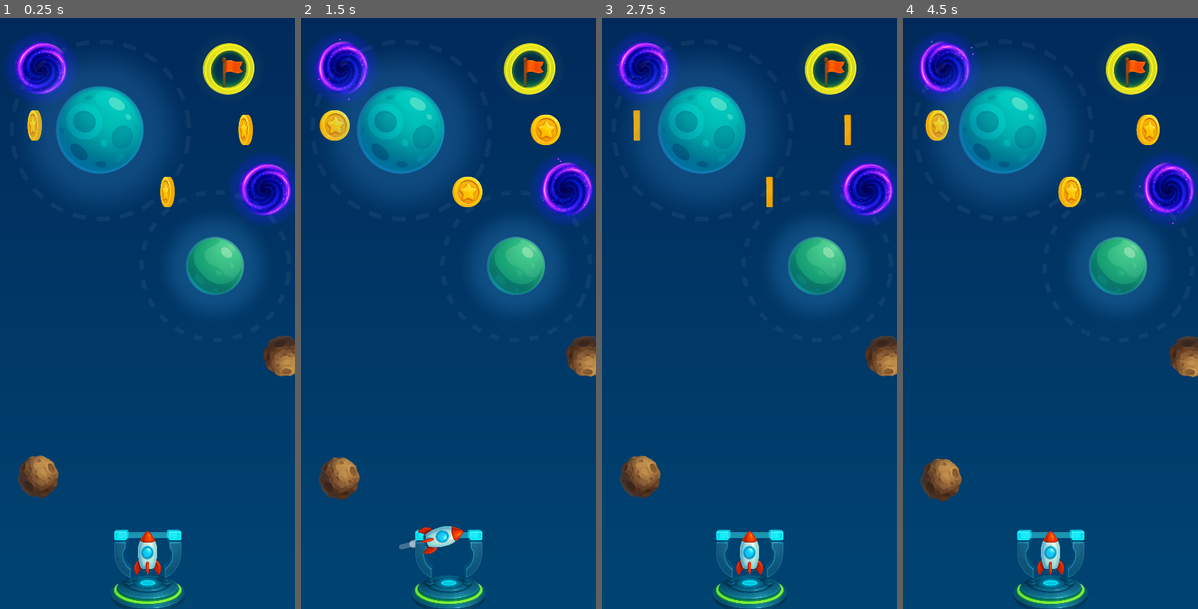
Above: before the commit, frames 1-4 (left to right).
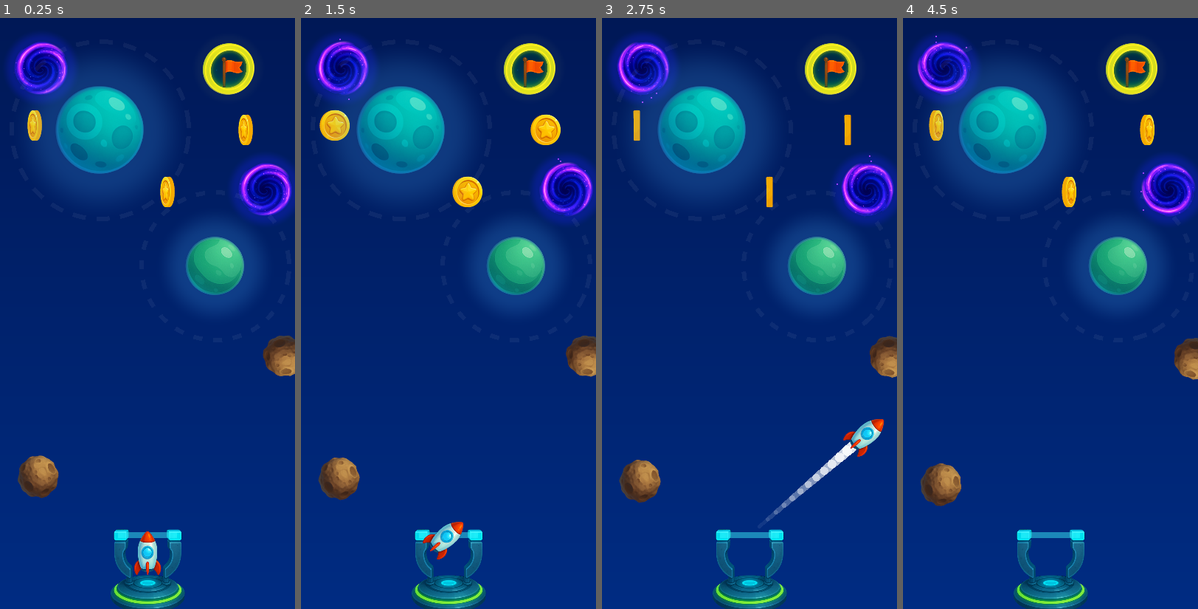
Above: after the commit, the same moments.

Repository: nbarkoch/spacecraft-launcher
Game: Godot game, scene res://scenes/game.tscn
Two runs of this game, one before a commit and one after it. Both use one fixed random seed, a clock stepped at 60 frames per second and the inputs below.
Inputs (mouse positions are in pixels of both pictures, inside the frame that each line leads up to):
- Up to frame 1 (0.25 s): no input
- Up to frame 2 (1.5 s): move the mouse to (448, 579) at 0.52 s; press the mouse at (448, 579) at 0.53 s; move the mouse to (389, 343) at 1.27 s; release the mouse at (389, 343) at 1.28 s; click (389, 343) at 1.35 s
- Up to frame 3 (2.75 s): move the mouse to (779, 183) at 2.02 s; press the mouse at (779, 183) at 2.03 s
- Up to frame 4 (4.5 s): move the mouse to (1035, 431) at 2.77 s; release the mouse at (1035, 431) at 2.78 s; click (1035, 431) at 2.85 s; move the mouse to (1139, 402) at 3.52 s; press the mouse at (1139, 402) at 3.53 s; move the mouse to (962, 224) at 4.27 s; release the mouse at (962, 224) at 4.28 s; click (962, 224) at 4.35 s

The runs differ from the first frame. In frame 1, 0.8% of the frame differs, in the area x 0-100%, y 97-99%; in frame 2, 1.3%; in frame 3, 5.2%, in the area x 0-100%, y 3-99%; in frame 4, 5.1%.

Commit message:
improve tauch and mosion

Diff:
--- a/scenes/border_game.tscn
+++ b/scenes/border_game.tscn
@@ -8,8 +8,8 @@
 
 [sub_resource type="ShaderMaterial" id="ShaderMaterial_4x834"]
 shader = ExtResource("1_y4uhd")
-shader_parameter/top_color = Color(0, 0.114, 0.31, 1)
-shader_parameter/bottom_color = Color(0, 0.318, 0.494, 1)
+shader_parameter/top_color = Color(0, 0.0705882, 0.286275, 1)
+shader_parameter/bottom_color = Color(0, 0.192157, 0.556863, 1)
 
 [node name="BorderGame" type="Area2D"]
 z_index = -2
@@ -23,9 +23,9 @@
 [node name="GradientBackground" type="ColorRect" parent="."]
 material = SubResource("ShaderMaterial_4x834")
 offset_left = -200.0
-offset_top = -400.0
+offset_top = -318.0
 offset_right = 200.0
-offset_bottom = 400.0
+offset_bottom = 304.0
 mouse_filter = 2
 
 [connection signal="body_exited" from="." to="." method="_on_body_exited"]
--- a/scenes/spacecraft.tscn
+++ b/scenes/spacecraft.tscn
@@ -4,7 +4,8 @@
 [ext_resource type="Texture2D" uid="uid://fc4r0ui4j3nx" path="res://sprites/spacecraft3.png" id="2_x4pyo"]
 
 [sub_resource type="CapsuleShape2D" id="CapsuleShape2D_20kmt"]
-radius = 6.0
+radius = 5.0
+height = 26.0
 
 [node name="Spacecraft" type="RigidBody2D" groups=["Spacecrafts"]]
 gravity_scale = 0.0
--- a/scripts/slingshot.gd
+++ b/scripts/slingshot.gd
@@ -13,6 +13,20 @@
 var spacecraft
 var trajectory_predictor
 const MULTIPLIER = 6
+
+# Snap system - עדין ולא פולשני
+const ANGLE_SNAP_INTERVAL = 22.5  # כל 22.5 מעלות (16 כיוונים)
+const DISTANCE_SNAP_INTERVAL = 15.0  # כל 15 פיקסלים
+const SNAP_RADIUS = 8.0  # בתוך כמה פיקסלים יש משיכה
+const SNAP_STRENGTH = 0.4  # עוצמת המשיכה (0-1)
+
+var raw_mouse_pos = Vector2.ZERO
+const MOUSE_SMOOTHING = 0.3
+
+# Smooth transition for snap
+var current_mouse_pos = Vector2.ZERO
+var target_mouse_pos = Vector2.ZERO
+const TRANSITION_SPEED = 12.0  # מהירות המעבר החלק
 
 func _ready():
 	slingshotState = SlingshotState.idle
@@ -34,42 +48,52 @@
 				var mouse_pos = get_global_mouse_position()
 				var center_pos = $SlingshotCenter.global_position
 
-				# Constrain mouse position
-				mouse_pos.x = min(center_pos.x+60, max(center_pos.x-60, mouse_pos.x))
-				mouse_pos.y = min(center_pos.y+60, max(center_pos.y+10, mouse_pos.y))
-
-				if mouse_pos.distance_to(center_pos) > 100:
-					mouse_pos = (mouse_pos - center_pos).normalized() * 100 + center_pos
-
-				# Update line positions
-				leftLine.points[0] = leftLine.to_local(mouse_pos)
-				rightLine.points[0] = rightLine.to_local(mouse_pos)
-
-				# Center spacecraft on mouse position
-				spacecraft.global_position = mouse_pos
+				# החלקה בסיסית של תנועת עכבר
+				var raw_mouse_pos = raw_mouse_pos.lerp(mouse_pos, MOUSE_SMOOTHING)
+
+				# Constrain mouse position - כמו במקורי
+				raw_mouse_pos.x = min(center_pos.x+60, max(center_pos.x-60, raw_mouse_pos.x))
+				raw_mouse_pos.y = min(center_pos.y+60, max(center_pos.y+10, raw_mouse_pos.y))
+
+				if raw_mouse_pos.distance_to(center_pos) > 100:
+					raw_mouse_pos = (raw_mouse_pos - center_pos).normalized() * 100 + center_pos
+
+				# עדכן target position עם snap
+				target_mouse_pos = apply_subtle_snap(raw_mouse_pos, center_pos)
+
+				# transition חלק למיקום החדש
+				current_mouse_pos = current_mouse_pos.move_toward(target_mouse_pos, TRANSITION_SPEED * delta * 60.0)
+
+				# Update line positions with smooth position
+				leftLine.points[0] = leftLine.to_local(current_mouse_pos)
+				rightLine.points[0] = rightLine.to_local(current_mouse_pos)
+
+				# Center spacecraft on smooth position
+				spacecraft.global_position = current_mouse_pos
 
 				# Update rotation for visual feedback while aiming
-				var launch_direction = center_pos - mouse_pos
+				var launch_direction = center_pos - current_mouse_pos
 				if launch_direction.length() > 0:
 					spacecraft.rotation = launch_direction.angle() + PI/2
 
 				# Calculate and show trajectory prediction
-				var velocity = (center_pos - mouse_pos) * MULTIPLIER
+				var velocity = (center_pos - current_mouse_pos) * MULTIPLIER
 				trajectory_predictor.show_trajectory()
-				trajectory_predictor.update_prediction(mouse_pos, velocity * 0.9)
+				trajectory_predictor.update_prediction(current_mouse_pos, velocity * 0.9)
 
 			if Input.is_action_just_released("FINGER_TAP"):
-				var mouse_pos = get_global_mouse_position()
 				var center_pos = $SlingshotCenter.global_position
-				mouse_pos.x = min(center_pos.x+60, max(center_pos.x-60, mouse_pos.x))
-				mouse_pos.y = min(center_pos.y+60, max(center_pos.y+10, mouse_pos.y))
+
+				# השתמש במיקום הנוכחי החלק
+				var final_mouse_pos = current_mouse_pos
+
 				slingshotState = SlingshotState.released
 
 				# Hide trajectory predictor
 				trajectory_predictor.hide_trajectory()
 
-				# Calculate velocity
-				var velocity = (center_pos - mouse_pos) * MULTIPLIER
+				# Calculate velocity with smooth position
+				var velocity = (center_pos - final_mouse_pos) * MULTIPLIER
 
 				# Rotation is already set from pulling phase
 				# Release spacecraft
@@ -97,6 +121,71 @@
 		SlingshotState.reset:
 			pass
 
+func apply_subtle_snap(mouse_pos: Vector2, center_pos: Vector2) -> Vector2:
+	"""הפעל snap עדין על המיקום"""
+	var pull_vector = mouse_pos - center_pos
+
+	if pull_vector.length() < 5.0:
+		return mouse_pos
+
+	# Snap זווית
+	var current_angle = pull_vector.angle()
+	var snapped_angle = apply_angle_snap(current_angle)
+
+	# Snap מרחק
+	var current_distance = pull_vector.length()
+	var snapped_distance = apply_distance_snap(current_distance)
+
+	# בנה וקטור חדש
+	var snapped_vector = Vector2(cos(snapped_angle), sin(snapped_angle)) * snapped_distance
+	var snapped_pos = center_pos + snapped_vector
+
+	return snapped_pos
+
+func apply_angle_snap(angle: float) -> float:
+	"""הפעל snap עדין על זווית"""
+	var angle_degrees = rad_to_deg(angle)
+
+	# מצא את נקודת הsnap הקרובה ביותר
+	var nearest_snap = round(angle_degrees / ANGLE_SNAP_INTERVAL) * ANGLE_SNAP_INTERVAL
+	var distance_to_snap = abs(angle_degrees - nearest_snap)
+
+	# טפל במקרה של חצייה של 180/-180
+	if distance_to_snap > 180:
+		distance_to_snap = 360 - distance_to_snap
+
+	# אם קרוב מספיק, הפעל snap
+	var snap_threshold = ANGLE_SNAP_INTERVAL * 0.4  # 40% מהמרווח
+	if distance_to_snap <= snap_threshold:
+		var snap_factor = 1.0 - (distance_to_snap / snap_threshold)
+		snap_factor = snap_factor * SNAP_STRENGTH
+
+		# טפל בחצייה של זוויות
+		if abs(angle_degrees - nearest_snap) > 180:
+			if angle_degrees > nearest_snap:
+				nearest_snap += 360
+			else:
+				nearest_snap -= 360
+
+		angle_degrees = lerp(angle_degrees, nearest_snap, snap_factor)
+
+	return deg_to_rad(angle_degrees)
+
+func apply_distance_snap(distance: float) -> float:
+	"""הפעל snap עדין על מרחק"""
+	# מצא את נקודת הsnap הקרובה ביותר
+	var nearest_snap = round(distance / DISTANCE_SNAP_INTERVAL) * DISTANCE_SNAP_INTERVAL
+	var distance_to_snap = abs(distance - nearest_snap)
+
+	# אם קרוב מספיק, הפעל snap
+	if distance_to_snap <= SNAP_RADIUS:
+		var snap_factor = 1.0 - (distance_to_snap / SNAP_RADIUS)
+		snap_factor = snap_factor * SNAP_STRENGTH
+
+		distance = lerp(distance, nearest_snap, snap_factor)
+
+	return distance
+
 func _on_touch_area_input_event(viewport, event, shape_idx):
 	if slingshotState == SlingshotState.idle and Input.is_action_pressed("FINGER_TAP"):
 		# Find spacecraft when starting to pull
@@ -107,3 +196,8 @@
 
 		if spacecraft:
 			slingshotState = SlingshotState.pulling
+			# אתחל מיקומים
+			var initial_pos = get_global_mouse_position()
+			current_mouse_pos = initial_pos
+			target_mouse_pos = initial_pos
+			raw_mouse_pos = initial_pos
--- a/scripts/trajectory_predictor.gd
+++ b/scripts/trajectory_predictor.gd
@@ -8,6 +8,10 @@
 @export var gravity_color: Color = Color(0.3, 0.7, 1.0, 0.6)
 @export var collision_color: Color = Color(1.0, 0.2, 0.2, 0.9)
 
+# Smooth transition properties
+@export var transition_speed: float = 8.0  # כמה מהר הקו "זוחל" למקום החדש
+@export var point_interpolation_rate: float = 15.0  # כמה מהר כל נקודה עוקבת אחרי המטרה
+
 # Spacecraft properties
 @export var spacecraft_collision_radius: float = 6.0
 
@@ -15,8 +19,17 @@
 var trajectory_line: Line2D
 var is_predicting: bool = false
 
+# Trajectory interpolation
+var current_trajectory_points: Array = []  # הנקודות הנוכחיות המוצגות
+var target_trajectory_points: Array = []   # הנקודות החדשות שאליהן אנחנו רוצים להגיע
+var trajectory_colors: Array = []          # צבעים לכל נקודה
+
 func _ready():
 	create_trajectory_line()
+
+func _process(delta):
+	if is_predicting:
+		interpolate_trajectory_points(delta)
 
 func create_trajectory_line():
 	"""Create Line2D for trajectory visualization"""
@@ -26,6 +39,72 @@
 	trajectory_line.default_color = normal_color
 	trajectory_line.antialiased = true
 
+func interpolate_trajectory_points(delta):
+	"""Smooth interpolation between current and target trajectory points"""
+	if target_trajectory_points.size() == 0:
+		return
+
+	# אם אין נקודות נוכחיות, התחל עם הראשונה
+	if current_trajectory_points.size() == 0:
+		current_trajectory_points.append(target_trajectory_points[0])
+		trajectory_colors.append(normal_color)
+
+	var interpolation_speed = point_interpolation_rate * delta
+
+	# הוסף או הסר נקודות לפי הצורך
+	adjust_points_count()
+
+	# עדכן כל נקודה בצורה חלקה
+	for i in range(min(current_trajectory_points.size(), target_trajectory_points.size())):
+		# החלק את המיקום
+		current_trajectory_points[i] = current_trajectory_points[i].lerp(target_trajectory_points[i], interpolation_speed)
+
+		# החלק את הצבע אם יש
+		if i < trajectory_colors.size():
+			trajectory_colors[i] = trajectory_colors[i].lerp(get_target_color_for_point(i), interpolation_speed * 2.0)
+
+	# עדכן את הקו
+	update_line_display()
+
+func adjust_points_count():
+	"""Adjust the number of current points to match target points"""
+	var current_count = current_trajectory_points.size()
+	var target_count = target_trajectory_points.size()
+
+	if target_count > current_count:
+		# הוסף נקודות חדשות - התחל מהנקודה האחרונה הקיימת
+		var last_point = current_trajectory_points[-1] if current_count > 0 else Vector2.ZERO
+
+		for i in range(current_count, target_count):
+			current_trajectory_points.append(last_point)
+			trajectory_colors.append(normal_color)
+
+	elif target_count < current_count:
+		# הסר נקודות עודפות בהדרגה מהסוף
+		var points_to_remove = current_count - target_count
+		for i in range(points_to_remove):
+			if current_trajectory_points.size() > target_count:
+				current_trajectory_points.pop_back()
+				trajectory_colors.pop_back()
+
+func get_target_color_for_point(point_index: int) -> Color:
+	"""Get the target color for a specific point based on game state"""
+	# כאן תוכל להוסיף לוגיקה מורכבת יותר לצבעים
+	# לעת עתה פשוט נחזיר צבע בסיסי
+	return normal_color
+
+func update_line_display():
+	"""Update the Line2D with current interpolated points"""
+	trajectory_line.clear_points()
+
+	# הוסף את כל הנקודות הנוכחיות
+	for point in current_trajectory_points:
+		trajectory_line.add_point(point)
+
+	# עדכן צבע - נשתמש בצבע הממוצע או בצבע של הנקודה הראשונה
+	if trajectory_colors.size() > 0:
+		trajectory_line.default_color = trajectory_colors[0]
+
 func calculate_gravity_force(position: Vector2, planet: Planet, delta: float) -> Vector2:
 	"""Calculate gravity force exactly like orbit_config.gd"""
 	var to_planet = planet.global_position - position
@@ -40,9 +119,8 @@
 	return force_direction * force_magnitude
 
 func predict_trajectory(start_position: Vector2, initial_velocity: Vector2):
-	"""Predict trajectory using improved manual simulation that matches RigidBody2D"""
-	if trajectory_line:
-		trajectory_line.clear_points()
+	"""Calculate new target trajectory points"""
+	var new_points = []
 
 	var time_step = 1.0 / 60.0
 	var max_steps = min(int(max_prediction_time / time_step), 120)
@@ -58,7 +136,7 @@
 	for step in range(max_steps):
 		# Add trajectory point every few steps for performance
 		if step % 2 == 0:  # Sample every 2 steps for smoother line
-			trajectory_line.add_point(to_local(position))
+			new_points.append(to_local(position))
 
 		# Calculate gravity forces from all planets in range
 		var total_gravity_force = Vector2.ZERO
@@ -71,13 +149,6 @@
 				var force = calculate_gravity_force(position, planet, time_step)
 				total_gravity_force += force
 
-		# Set trajectory color based on gravity influence
-		var in_gravity = total_gravity_force.length() > 0
-		if in_gravity:
-			trajectory_line.default_color = gravity_color
-		else:
-			trajectory_line.default_color = normal_color
-
 		# Apply gravity forces
 		velocity += total_gravity_force
 
@@ -92,7 +163,6 @@
 
 			var distance_center_to_center = position.distance_to(planet.global_position)
 			if distance_center_to_center <= (planet.planet_radius + spacecraft_collision_radius):
-				trajectory_line.default_color = collision_color
 				collision_detected = true
 				break
 
@@ -107,6 +177,8 @@
 		if velocity.length() > 3000:
 			break
 
+	# עדכן את נקודות המטרה
+	target_trajectory_points = new_points
 
 func find_all_planets() -> Array:
 	"""Find all Planet nodes in the scene"""
@@ -142,10 +214,16 @@
 	"""Hide trajectory prediction"""
 	visible = false
 	is_predicting = false
+
+	# נקה את הנקודות
+	current_trajectory_points.clear()
+	target_trajectory_points.clear()
+	trajectory_colors.clear()
+
 	if trajectory_line:
 		trajectory_line.clear_points()
 
 func update_prediction(start_position: Vector2, initial_velocity: Vector2):
-	"""Update prediction in real-time"""
+	"""Update prediction in real-time with smooth transitions"""
 	if is_predicting:
 		predict_trajectory(start_position, initial_velocity)
Binary file changed: sprites/coin_anim.png
Binary file added: sprites/planet_e.png
Not shown, added: sprites/planet_e.png.import
Binary file added: sprites/planet_m.png
Not shown, added: sprites/planet_m.png.import
Binary file added: sprites/planet_r.png
Not shown, added: sprites/planet_r.png.import
Binary file added: sprites/planet_yf.png
Not shown, added: sprites/planet_yf.png.import
